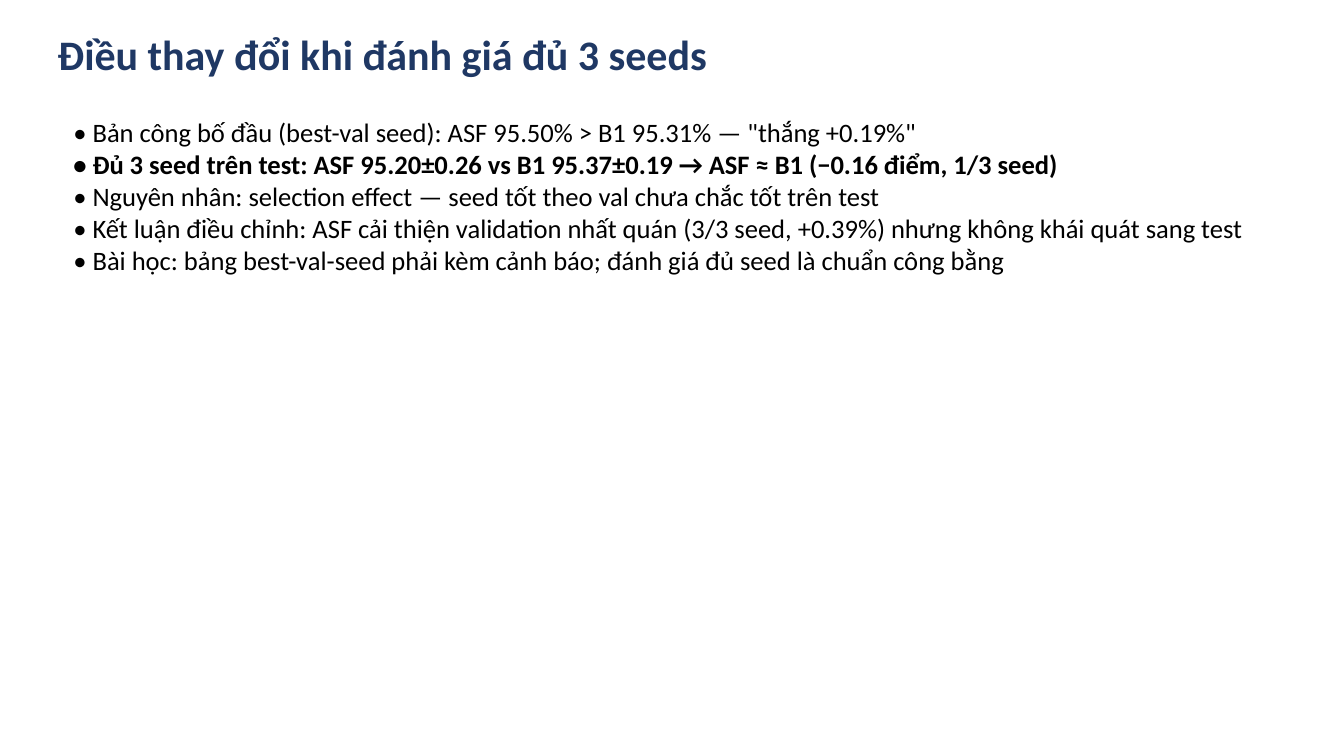
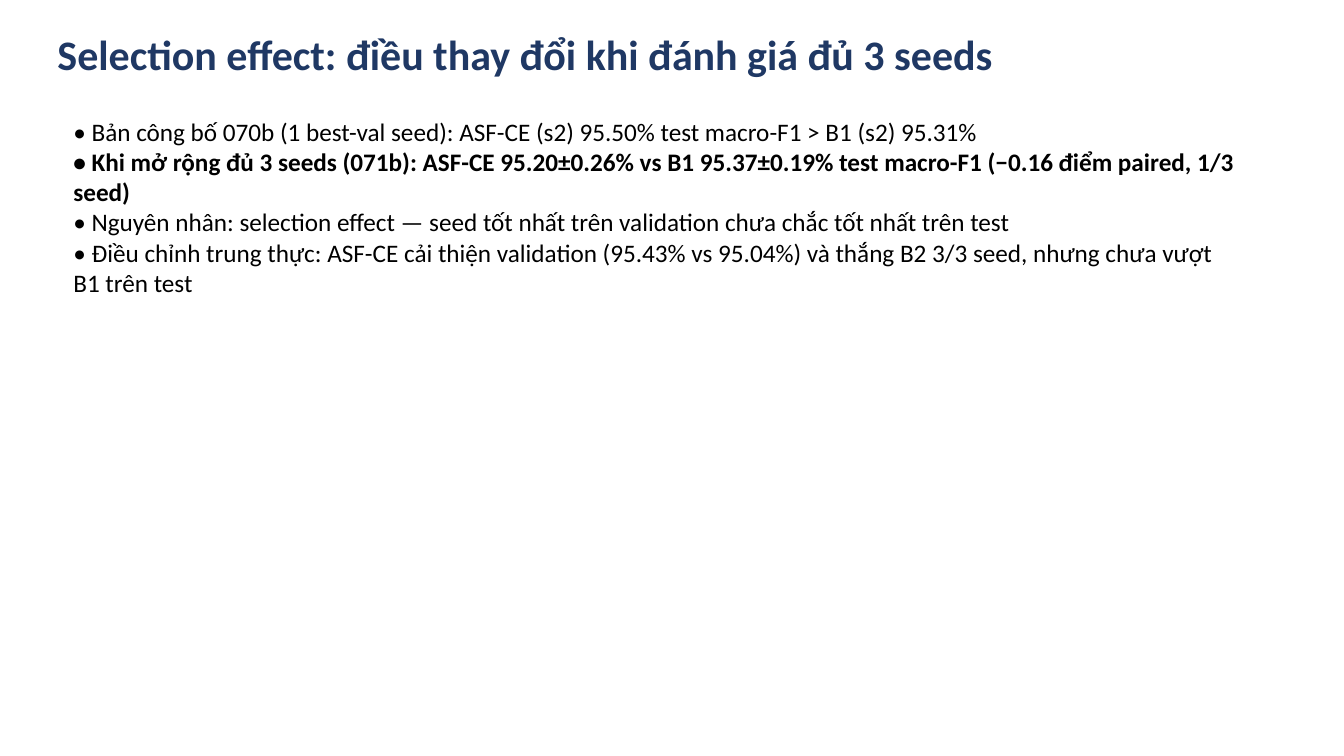
Before and after one commit to bangdang-ai-developer/kaggle-research, a slide deck: slide 9 of deliverables/Slides_cuoi_mon_NWPU_RESISC45.pptx (slide 8 before the commit). Drawn at 1344x756 pixels with LibreOffice and Linux fonts; fonts in the diff are those of the drawing. Boxes give left, top, right and bottom in pixels: in the first picture for what was removed or moved away, otherwise in the second. Text is boxed around its words. In the diff, an @@ line names an element or a change of style, - is before the commit and + after.

```diff
--- a/deliverables/Slides_cuoi_mon_NWPU_RESISC45.pptx
+++ b/deliverables/Slides_cuoi_mon_NWPU_RESISC45.pptx
@@ text at [57,37,992,77]: text changed @@
-Điều thay đổi khi đánh giá đủ 3 seeds
+Selection effect: điều thay đổi khi đánh giá đủ 3 seeds
@@ text at [73,122,1233,292]: text changed; size 19 to 18 pt @@
-• Bản công bố đầu (best-val seed): ASF 95.50% > B1 95.31% — "thắng +0.19%"
-• Đủ 3 seed trên test: ASF 95.20±0.26 vs B1 95.37±0.19 → ASF ≈ B1 (−0.16 điểm, 1/3 seed)
-• Nguyên nhân: selection effect — seed tốt theo val chưa chắc tốt trên test
-• Kết luận điều chỉnh: ASF cải thiện validation nhất quán (3/3 seed, +0.39%) nhưng không khái quát sang test
-• Bài học: bảng best-val-seed phải kèm cảnh báo; đánh giá đủ seed là chuẩn công bằng
+• Bản công bố 070b (1 best-val seed): ASF-CE (s2) 95.50% test macro-F1 > B1 (s2) 95.31%
+• Khi mở rộng đủ 3 seeds (071b): ASF-CE 95.20±0.26% vs B1 95.37±0.19% test macro-F1 (−0.16 điểm paired, 1/3 seed)
+• Nguyên nhân: selection effect — seed tốt nhất trên validation chưa chắc tốt nhất trên test
+• Điều chỉnh trung thực: ASF-CE cải thiện validation (95.43% vs 95.04%) và thắng B2 3/3 seed, nhưng chưa vượt B1 trên test
```
Also in this commit, not shown: 12 other slides changed, 6 slides added, 7 slides removed, 24 other files.
